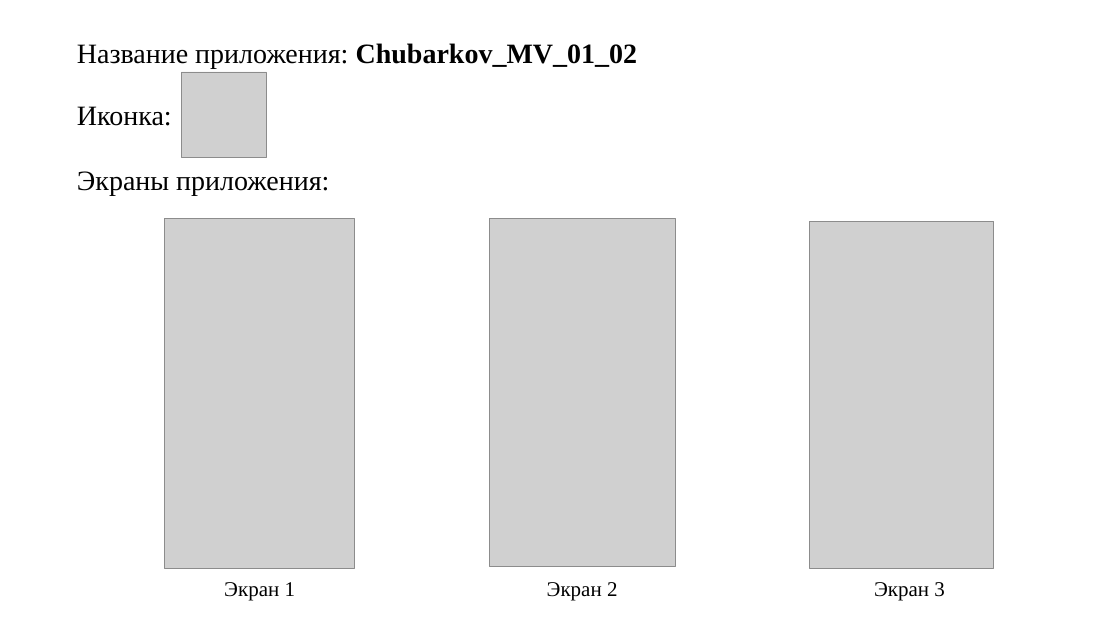
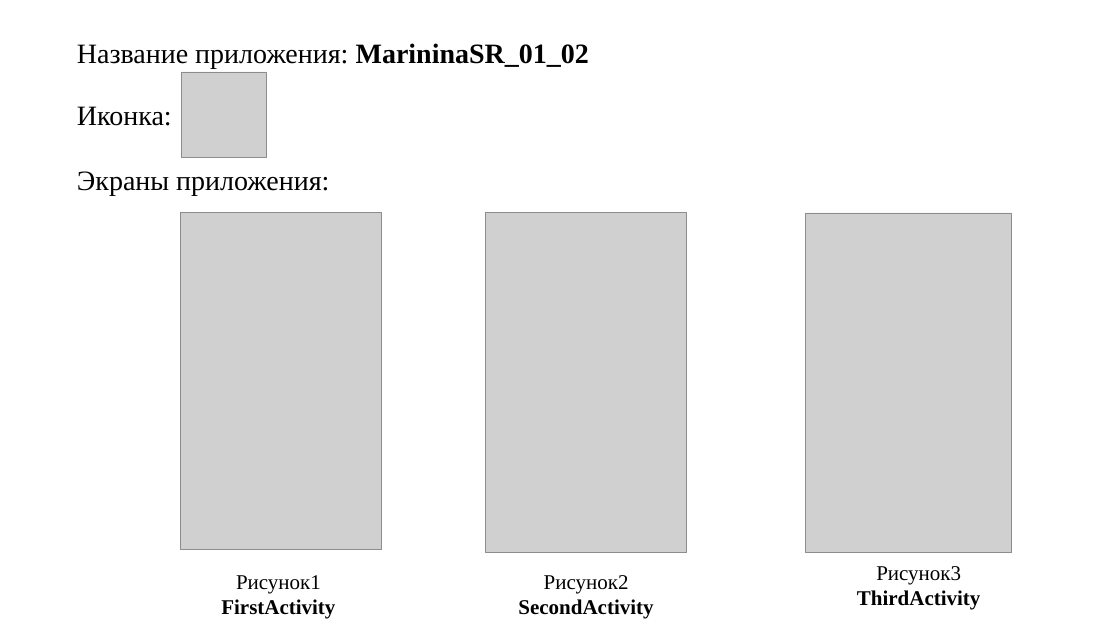
Before and after one commit to Sveta616/MarininaSR_01_02, a slide deck: slide 2 of MarininaSR_01_02_Публикация.pptx (slide 1 before the commit). Drawn at 1120x630 pixels with LibreOffice and Linux fonts; fonts in the diff are those of the drawing; grey boxes stand for pictures. Boxes give left, top, right and bottom in pixels: in the first picture for what was removed or moved away, otherwise in the second. Text is boxed around its words. In the diff, an @@ line names an element or a change of style, - is before the commit and + after.

```diff
--- a/MarininaSR_01_02_Публикация.pptx
+++ b/MarininaSR_01_02_Публикация.pptx
@@ text at (x1=77, y1=43, x2=589, y2=69): text changed @@
-Название приложения: Chubarkov_MV_01_02
+Название приложения: MarininaSR_01_02
@@ picture resized from (x1=165, y1=218, x2=355, y2=568) to (x1=181, y1=213, x2=381, y2=550) @@
@@ picture resized from (x1=489, y1=218, x2=675, y2=566) to (x1=486, y1=213, x2=686, y2=552) @@
@@ picture resized from (x1=810, y1=221, x2=994, y2=568) to (x1=806, y1=213, x2=1012, y2=553) @@
@@ text at (x1=857, y1=566, x2=981, y2=610): text changed; bold on @@
-Экран 3
+Рисунок3
+ThirdActivity
@@ text at (x1=221, y1=575, x2=335, y2=619): text changed; bold on @@
-Экран 1
+Рисунок1
+FirstActivity
@@ text at (x1=518, y1=575, x2=653, y2=619): text changed; bold on @@
-Экран 2
+Рисунок2
+SecondActivity
```
Also in this commit, not shown: 2 other slides changed, 1 slide added, 1 other file.
